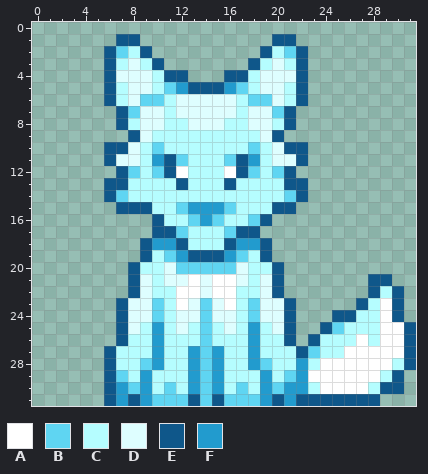
Pixel-art sprite: graphics/images/foxspirit.png. Above, as it was before the edit.
The file is 32x32 pixels.
Palette (. is transparent): A #ffffff  B #5fd5f2  C #b5fdff  D #defeff  E #0f578a  F #229bce
Pixels before, first column x 6:
 1 .EE...........EE..........
 2 EBCE.........ECBE.........
 3 ECDCE.......ECDCE.........
 4 EDDDCEE...EECDDDE.........
 5 ECDDCBFEEEFBCDDCE.........
 6 ECDBBCDDDDDCBBDCE.........
 7 .EBDDCDDDDDCDDBE..........
 8 .ECDDCCDDDCCDDCE..........
 9 ..EDCCCCCCCCCDE...........
10 EEDCBCCCCCCCBCDEE.........
11 EDDCFEBCCCBEFCDDE.........
12 .EBCBEACCCAEBCBE..........
13 EECCCCECCCECCCCEE.........
14 EBCCCCCCCCCCCCCBE.........
15 .EEECCBFFFBCCCEE..........
16 ....ECCBFBCCBE............
17 ....EEBCCCBEE.............
18 ...EFFECCCEFFE............
19 ...ECBFEEEFBCE............
20 ..ECCDBBBBBDCCE...........
21 ..EDCDDADAADCDE.......EE..
22 ..EDCCAADAACCDE.......ECE.
23 .EDDBCADBDACBDDE.....ECAE.
24 .EDDBCDDBDDCBDDE...EECCAE.
25 .EDCFCDCBCDCFCDE..EBCCCAAE
26 .ECCFCCCBCCCFCCE.ECCCACAAE
27 ECCCFCCFBFCCFCCCEBCCAAAAAE
28 ECCBFCCFBFCCFBCCFCAAAAAACE
29 EBCFCCCFBFCCCFCBFAAAAAACE.
30 EFBFCBCFBFCBCFBFFCAAAACEE.
31 EFEFBBBEBEBBBFEFEEEEEEE...
Now the later version:
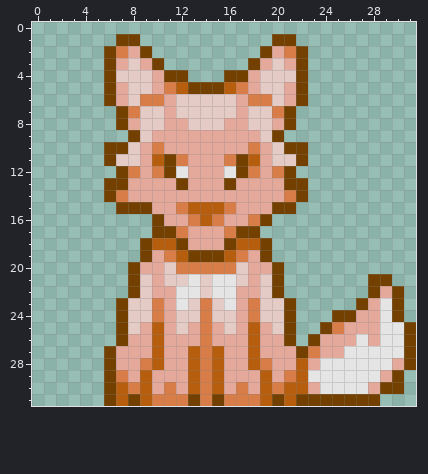
The edit:
colour A: #ffffff -> #e5e5e5
colour B: #5fd5f2 -> #d87d48
colour C: #b5fdff -> #e5a99c
colour D: #defeff -> #e5cbc5
colour E: #0f578a -> #734000
colour F: #229bce -> #b65e0d
Boxes around the changes in both pictures, in picture pixels (x1, y1, x2, y2):
changed: (104, 34, 416, 406)
